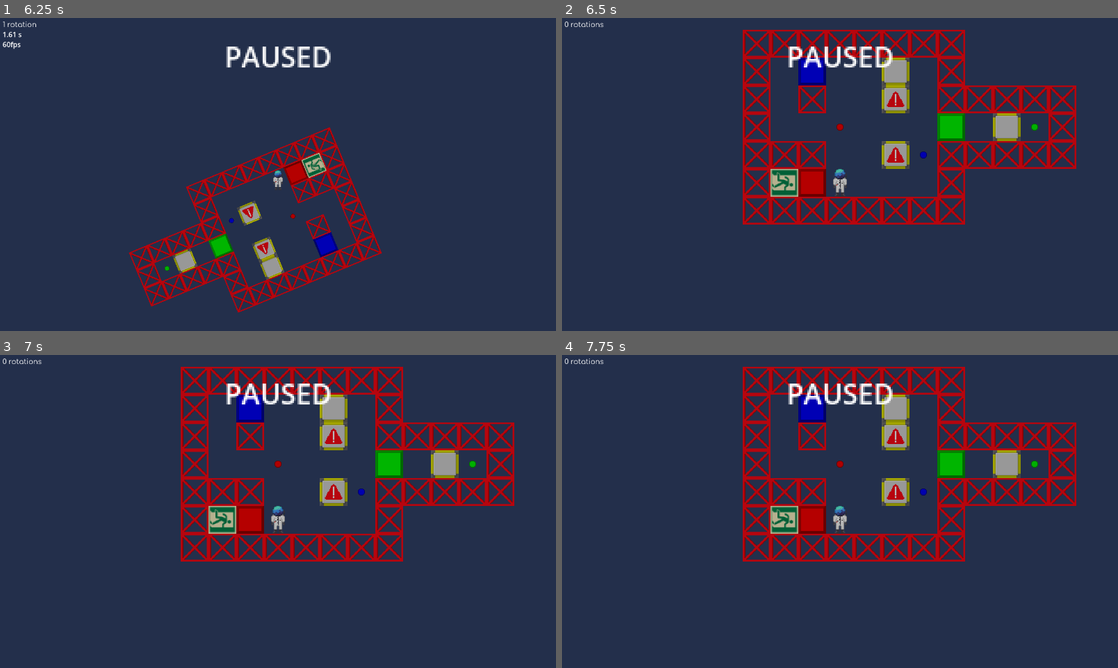
Above: before the commit, frames 1-4 (two rows, left to right).
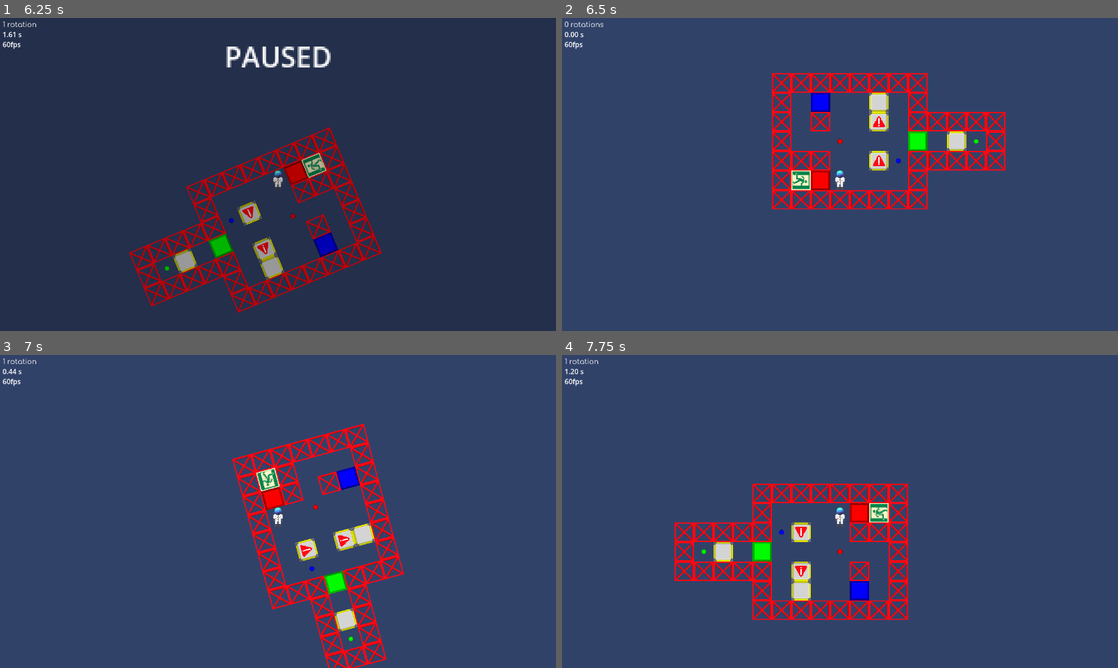
Above: after the commit, the same moments.

Repository: wojtekmal/escape-blocks
Game: Godot game, scene res://menu_stuff/menu_2.tscn
Two runs of this game, one before a commit and one after it. Both use one fixed random seed, a clock stepped at 60 frames per second and the inputs below.
Inputs (mouse positions are in pixels of both pictures, inside the frame that each line leads up to):
- Up to frame 1 (6.25 s): click (172, 68) at 0.52 s; tap Enter at 1.25 s; move the mouse to (250, 237) at 1.27 s; hold Up (gravity_up) 1.28-2.78 s; click (250, 237) at 1.42 s; tap W (jump) at 1.52, 2.27, 3.77, 5.27, 6.02 s; tap R (restart) at 2, 2.75, 3.5, 5 s; move the mouse to (444, 221) at 2.02 s; move the mouse to (111, 127) at 2.77 s; hold Left (gravity_left) 2.78-4.25 s; move the mouse to (305, 174) at 3.52 s; click (305, 174) at 3.67 s; click "1" at 4.25 s; move the mouse to (194, 96) at 5.02 s; hold Left (gravity_left) 5.03-5.78 s; tap Escape (pause) at 5.65 s; move the mouse to (400, 158) at 5.77 s; hold Right (gravity_right) from 5.78 s (still down)
- Up to frame 2 (6.5 s): keep holding Right (gravity_right); tap R (restart) at 6.4 s
- Up to frame 3 (7 s): move the mouse to (166, 527) at 6.52 s; release Right (gravity_right) at 6.53 s; hold Up (gravity_up) from 6.53 s (still down); click (166, 527) at 6.67 s
- Up to frame 4 (7.75 s): move the mouse to (895, 442) at 7.27 s; release Up (gravity_up) at 7.28 s; hold Right (gravity_right) from 7.28 s (still down); tap W (jump) at 7.52 s

Frame 1 is identical in both runs. In frame 2, 100% of the frame differs, in the area x 0-100%, y 0-100%; in frame 3, 100%; in frame 4, 100%.

Commit message:
pause screen

Diff:
--- a/engine/scripts/level_restart.gd
+++ b/engine/scripts/level_restart.gd
@@ -16,6 +16,7 @@
 @export var current_level : String
 
 func start(level_name : String):
+	pause(false)
 	for level in get_tree().get_nodes_in_group("level"):
 		level.queue_free()
 		level.hide()
